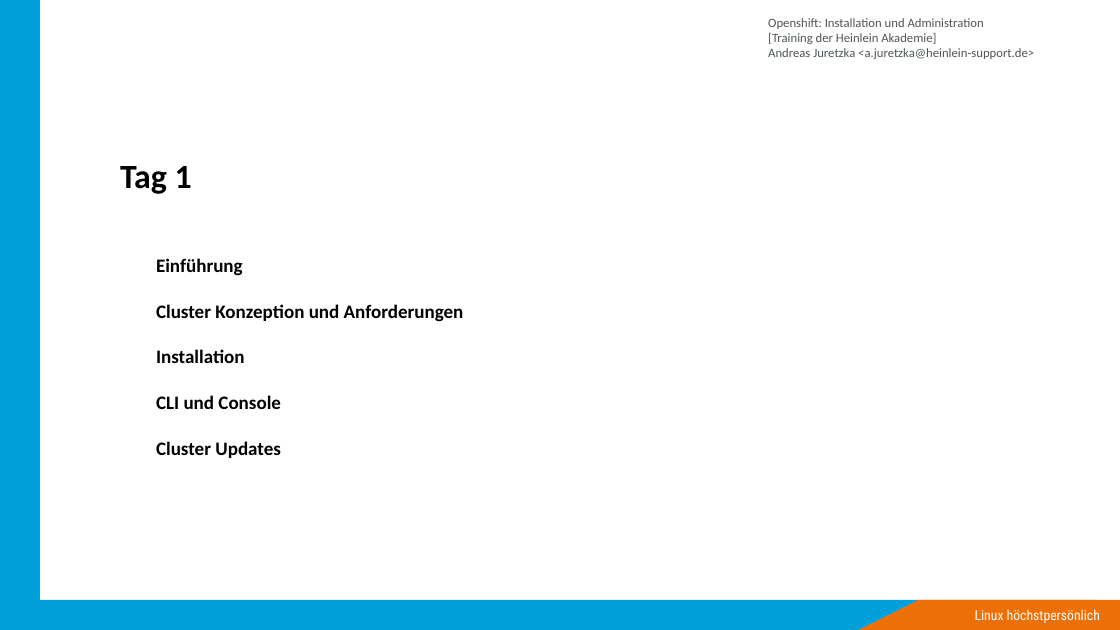
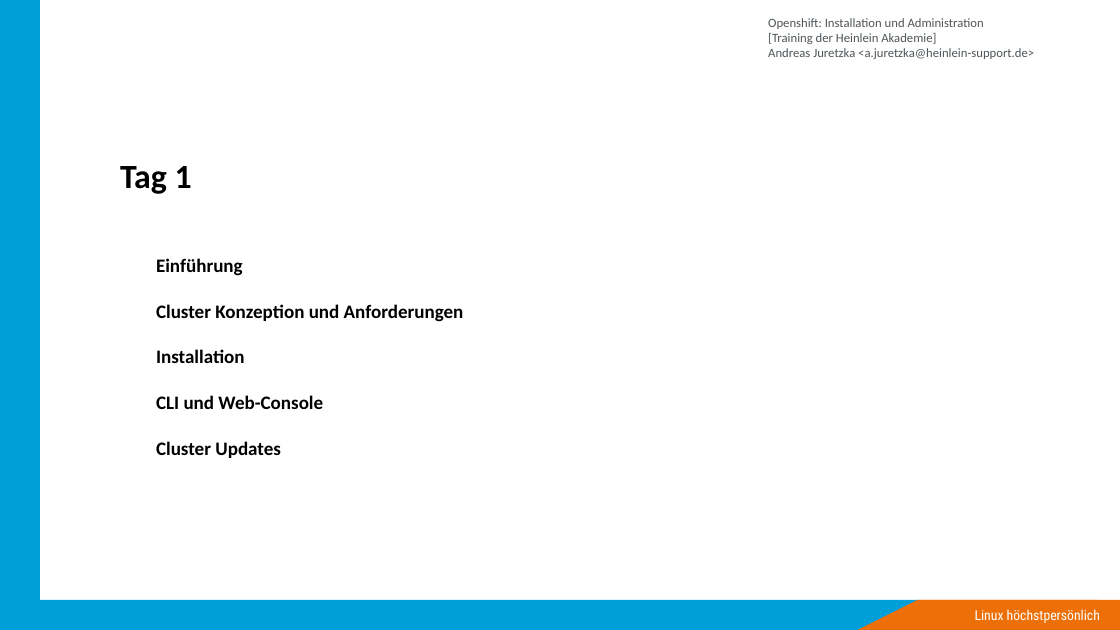
Before and after one commit to ajayten/openshift-kurs-folien, a slide deck: slide 4 of kurs-folien.odp. Drawn at 1120x630 pixels with LibreOffice and Linux fonts; fonts in the diff are those of the drawing; background and template pictures are left out. Boxes give left, top, right and bottom in pixels: in the first picture for what was removed or moved away, otherwise in the second. Text is boxed around its words. In the diff, an @@ line names an element or a change of style, - is before the commit and + after.

```diff
--- a/kurs-folien.odp
+++ b/kurs-folien.odp
@@ text at <box>156,395,323,409</box>: text changed @@
-CLI und Console
+CLI und Web-Console
```
Also in this commit, not shown: 9 other slides changed, 49 slides added, 6 slides removed, 1 other file.
